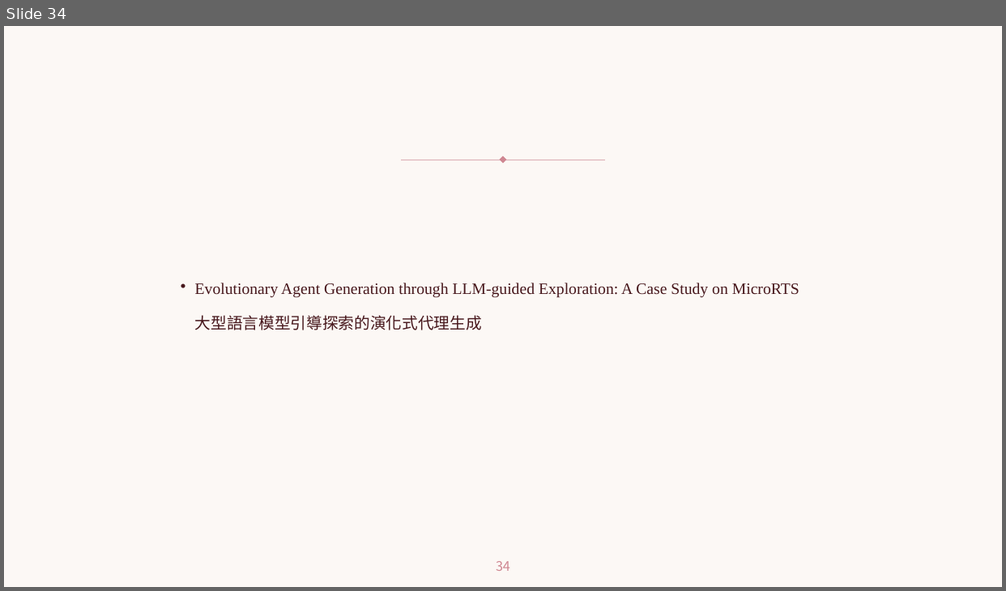
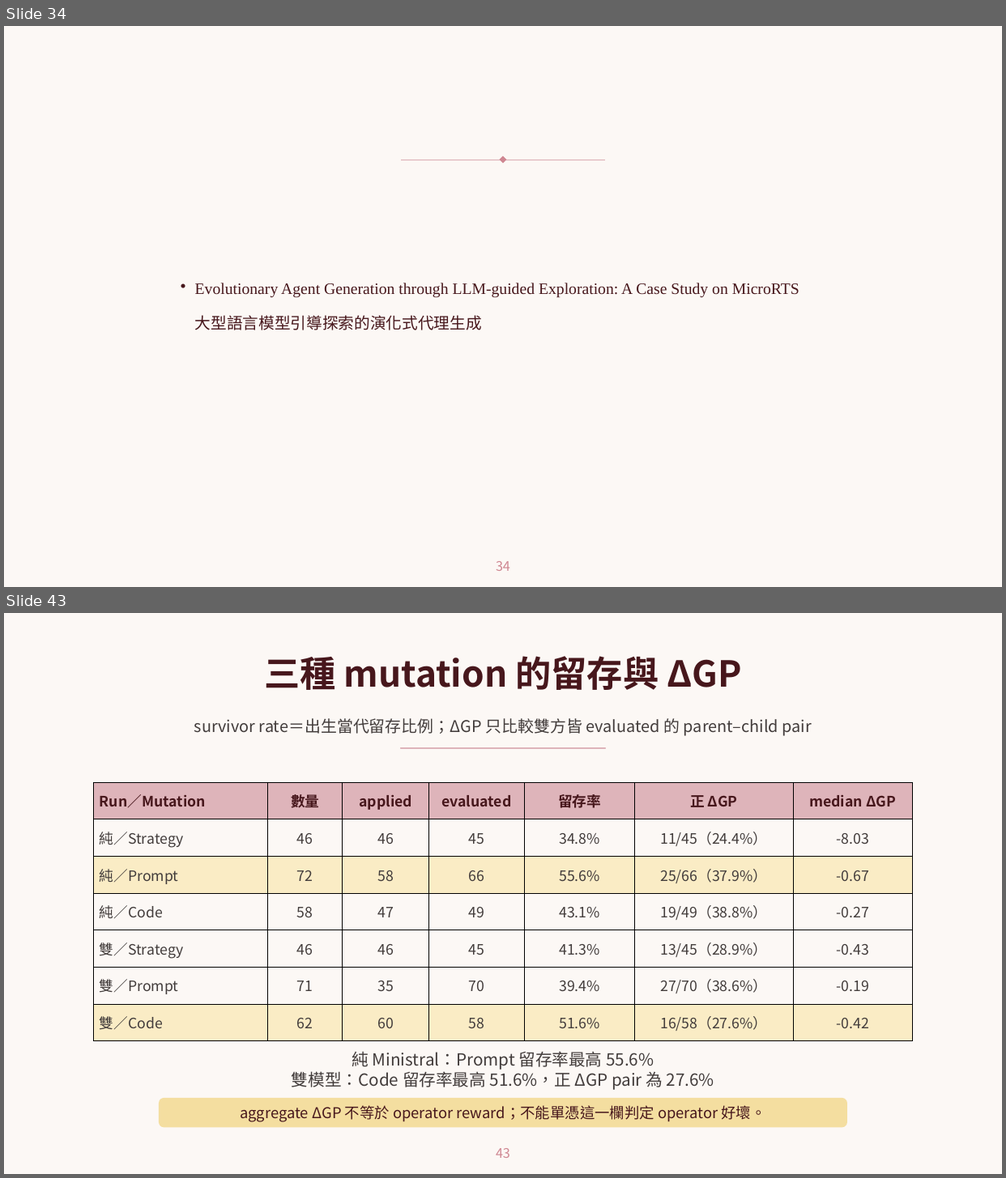
Before and after one commit to sophie8909/EAGLE, a slide deck: Meeting/20260910_eagle_progress.pptx. Shown one above the other, each under a label of ours: slide 34 before the commit, slides 34 and 43 after it; the slides between them are not shown. The pictures are 1006x591 and 1006x1178 pixels, drawn with LibreOffice and Linux fonts; fonts in the diff are those of the drawing; background and template pictures are left out. Boxes give left, top, right and bottom in pixels: in the first picture for what was removed or moved away, otherwise in the second. Text is boxed around its words. In the diff, an @@ line names an element or a change of style, - is before the commit and + after.

```diff
--- a/Meeting/20260910_eagle_progress.pptx
+++ b/Meeting/20260910_eagle_progress.pptx
@@ slide 43 added at bbox=[4, 613, 1002, 1174], background picture (left out) @@
@@ text added at bbox=[264, 656, 742, 690], 45 pt, text #47171C, bold @@
+三種 mutation 的留存與 ΔGP
@@ text added at bbox=[194, 718, 811, 736], 20.2 pt, text #423C3B @@
+survivor rate＝出生當代留存比例；ΔGP 只比較雙方皆 evaluated 的 parent–child pair
@@ rectangle added at bbox=[401, 747, 605, 749], fill #DEB4BA, outline #DEB4BA 1.13 pt @@
@@ table added at bbox=[93, 782, 912, 1041], 7 rows, 7 columns @@
+Run／Mutation | 數量 | applied | evaluated | 留存率 | 正 ΔGP | median ΔGP
+純／Strategy | 46 | 46 | 45 | 34.8% | 11/45（24.4%） | -8.03
+純／Prompt | 72 | 58 | 66 | 55.6% | 25/66（37.9%） | -0.67
+純／Code | 58 | 47 | 49 | 43.1% | 19/49（38.8%） | -0.27
+雙／Strategy | 46 | 46 | 45 | 41.3% | 13/45（28.9%） | -0.43
+雙／Prompt | 71 | 35 | 70 | 39.4% | 27/70（38.6%） | -0.19
+雙／Code | 62 | 60 | 58 | 51.6% | 16/58（27.6%） | -0.42
@@ text added at bbox=[292, 1051, 714, 1090], 21 pt, text #423C3B @@
+純 Ministral：Prompt 留存率最高 55.6%
+雙模型：Code 留存率最高 51.6%，正 ΔGP pair 為 27.6%
@@ rounded rectangle added at bbox=[160, 1099, 846, 1127], fill #F4DEA0, outline #F4DEA0 1.13 pt @@
@@ text added at bbox=[240, 1105, 766, 1122], 18.8 pt, text #47171C @@
+aggregate ΔGP 不等於 operator reward；不能單憑這一欄判定 operator 好壞。
@@ page number added at bbox=[496, 1148, 510, 1158], 16.5 pt, text #CF8792 @@
+43
```
Also in this commit, not shown: 15 other slides added.
